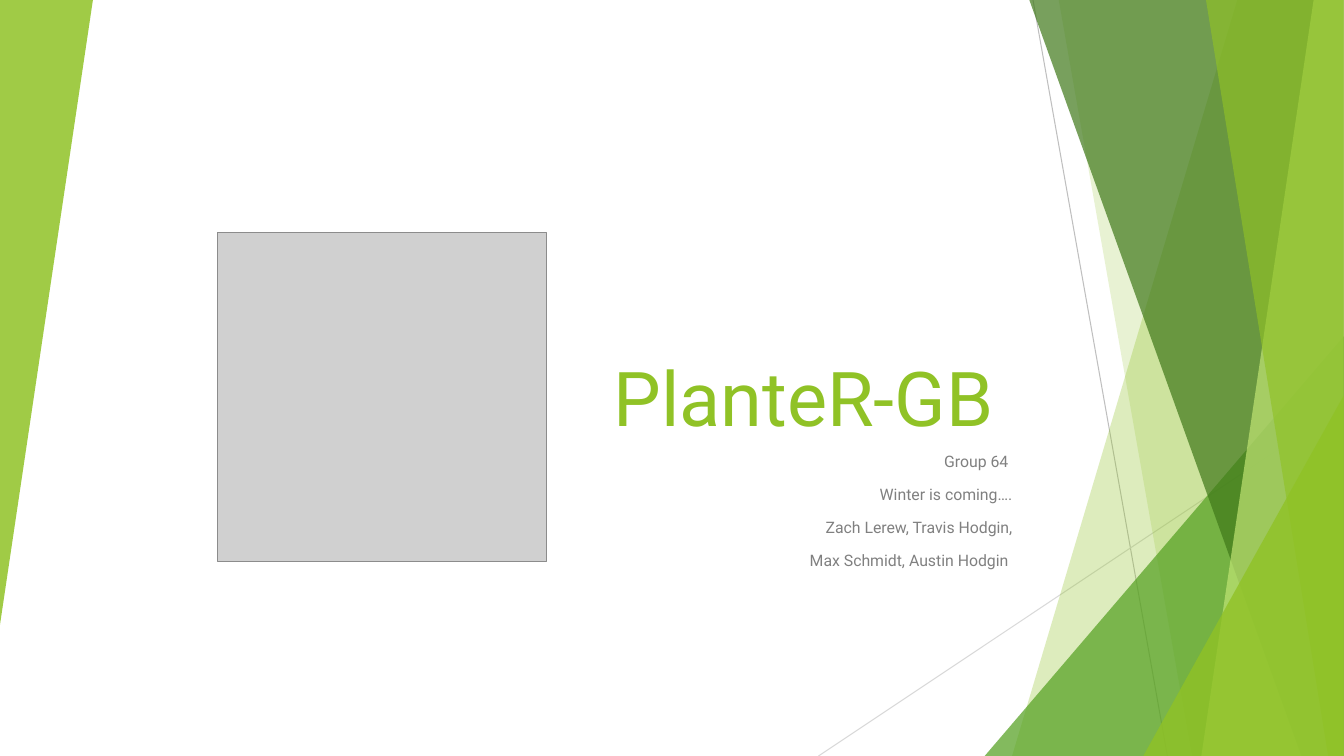
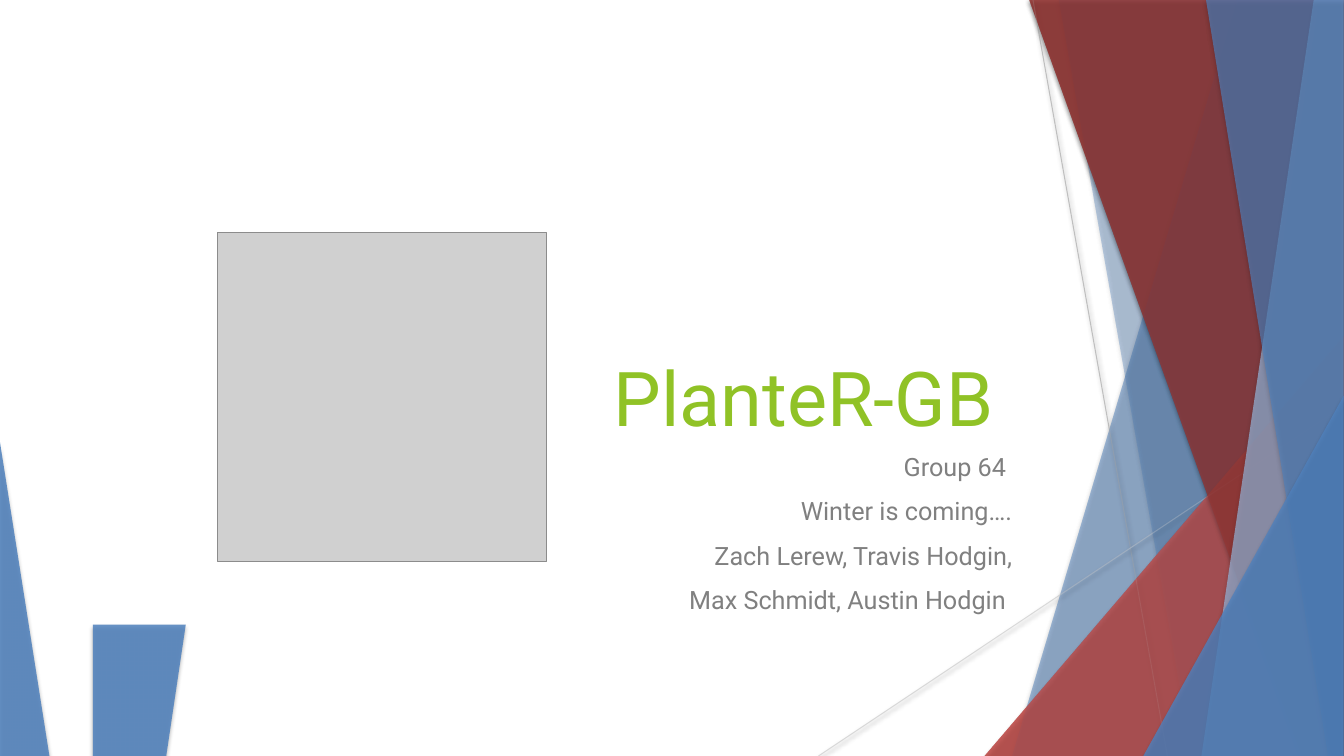
Before and after one commit to HodginAustin/Winter-Is-Coming, a slide deck: slide 1 of Documents/PresentationFall/Fall Presentation.pptx. Drawn at 1344x756 pixels with LibreOffice and Linux fonts; fonts in the diff are those of the drawing; grey boxes stand for pictures. Boxes give left, top, right and bottom in pixels: in the first picture for what was removed or moved away, otherwise in the second. Text is boxed around its words. In the diff, an @@ line names an element or a change of style, - is before the commit and + after.

```diff
--- a/Documents/PresentationFall/Fall Presentation.pptx
+++ b/Documents/PresentationFall/Fall Presentation.pptx
@@ triangle removed at box(0, 0, 93, 625) @@
@@ freeform shape at box(1012, 0, 1344, 756): fill #90C226 at 30% opacity to #4F81BD at 30% opacity; shadow on @@
@@ freeform shape added at box(1012, 0, 1344, 756), fill #4F81BD at 30% opacity @@
@@ freeform shape at box(1029, 0, 1344, 756): fill #3F7819 at 70% opacity to #953735 at 70% opacity; shadow on @@
@@ freeform shape added at box(1029, 0, 1344, 756), fill #953735 at 70% opacity @@
@@ line (1033, 0) - (1168, 756): stroke #BFBFBF 0.75 pt to #BFBFBF 0.74 pt @@
@@ freeform shape at box(1059, 0, 1344, 756): fill #90C226 at 20% opacity to #4F81BD at 20% opacity; shadow on; outline redrawn @@
@@ freeform shape added at box(1059, 0, 1344, 756), fill #4F81BD at 20% opacity @@
@@ freeform shape at box(1202, 0, 1344, 756): fill #C0E474 at 70% opacity to #95B3D7 at 70% opacity; shadow on @@
@@ freeform shape added at box(1202, 0, 1344, 756), fill #95B3D7 at 70% opacity @@
@@ freeform shape at box(1206, 0, 1344, 756): fill #90C226 at 65% opacity to #4F81BD at 65% opacity; shadow on @@
@@ freeform shape added at box(1206, 0, 1344, 756), fill #4F81BD at 65% opacity @@
@@ triangle at box(985, 336, 1344, 756): fill #54A021 at 72% opacity to #C0504D at 72% opacity; shadow on @@
@@ triangle added at box(985, 336, 1344, 756), fill #C0504D at 72% opacity @@
@@ line (1344, 406) - (819, 756): stroke #D9D9D9 0.75 pt to #D9D9D9 0.74 pt @@
@@ triangle at box(1143, 396, 1344, 756): fill #90C226 at 80% opacity to #4F81BD at 80% opacity; shadow on @@
@@ triangle added at box(1143, 396, 1344, 756), fill #4F81BD at 80% opacity @@
@@ triangle added at box(0, 443, 49, 756), fill #4F81BD at 85% opacity @@
@@ text "Group 64" at box(689, 458, 1012, 614): size 11.2 to 18 pt @@
@@ triangle added at box(93, 625, 186, 756), fill #4F81BD at 85% opacity @@
```
Also in this commit, not shown: 6 other slides changed, 2 slides added, 2 slides removed, 1 other file.
